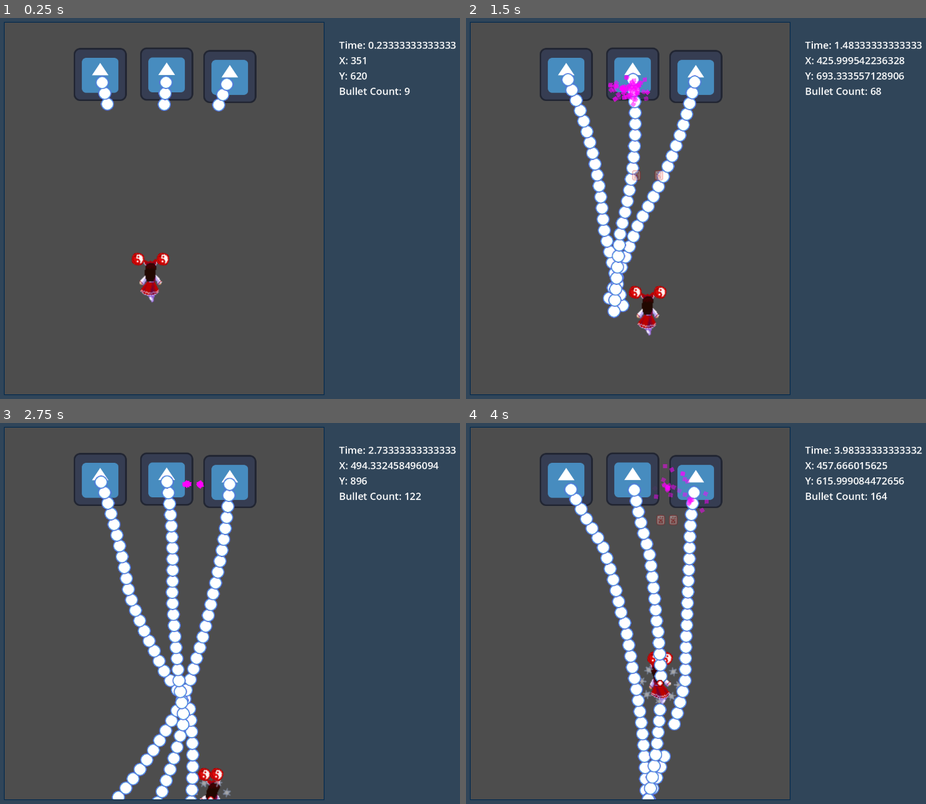
Above: before the commit, frames 1-4 (two rows, left to right).
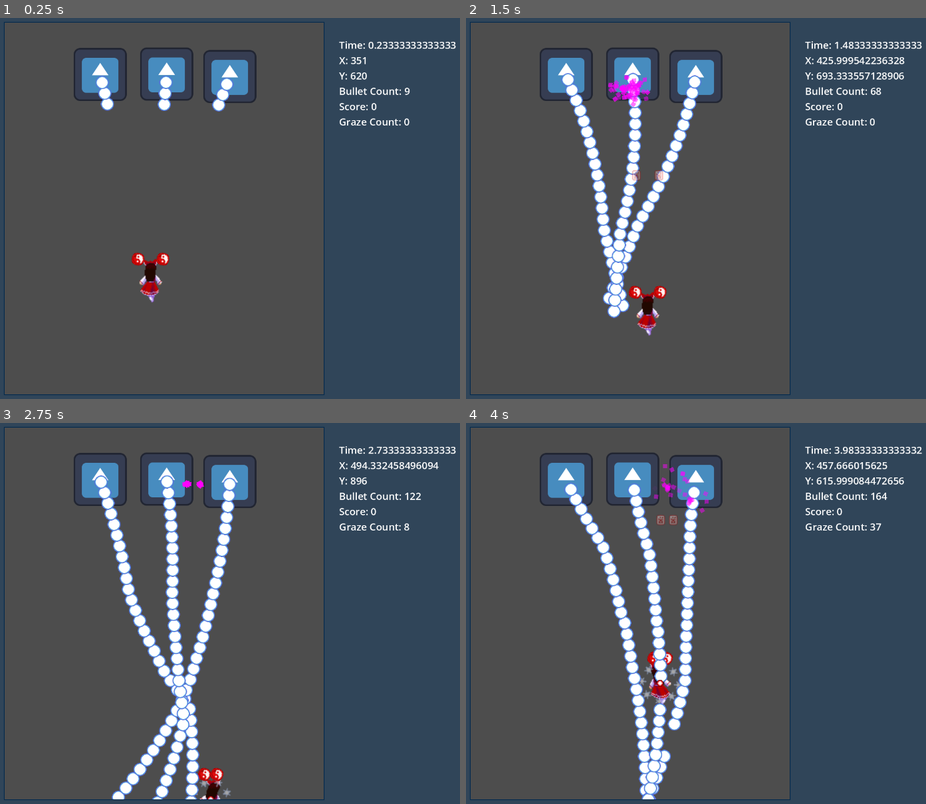
Above: after the commit, the same moments.

Repository: StahlReyn/th-bullet-test
Game: Godot game, scene res://gamestate/gamemain.tscn
The game is run twice, just before and just after one commit, with the same random seed, the same clock (stepped at 60 frames per second) and the same inputs. The engine's default icon, where the game draws it, is replaced by a stand-in: a white triangle on a blue panel in a dark square.
Inputs:
- Up to frame 1 (0.25 s): no input
- Up to frame 2 (1.5 s): hold Right (move_right) 0.53-1.28 s; hold Shift (focus) 0.53-1.28 s; tap Z (shoot) at 0.8, 1.35 s; hold Down (move_down) from 1.28 s (still down)
- Up to frame 3 (2.75 s): tap Shift (focus) at 1.55 s; release Down (move_down) at 2.03 s; hold Right (move_right) from 2.03 s (still down); hold Shift (focus) from 2.03 s (still down); tap Z (shoot) at 2.3 s
- Up to frame 4 (4 s): release Right (move_right) at 2.78 s; release Shift (focus) at 2.78 s; hold Up (move_up) 2.78-3.53 s; tap Z (shoot) at 2.85, 3.8 s; tap Shift (focus) at 3.05 s; hold Left (move_left) from 3.53 s (still down); hold Shift (focus) from 3.53 s (still down)

The runs differ from the first frame. In frame 1, 0.2% of the frame differs, in the area x 73-90%, y 22-29%; in frame 2, 0.2%; in frame 3, 0.2%; in frame 4, 0.2%, in the area x 73-91%, y 22-29%.

Commit message:
moved graze to own node + counter

Diff:
--- a/gamestate/gameview.tscn
+++ b/gamestate/gameview.tscn
@@ -18,8 +18,8 @@
 [node name="Enemy2" parent="." instance=ExtResource("2_4xvup")]
 position = Vector2(542, 130)
 
-[node name="Enemy2" parent="Enemy2" instance=ExtResource("2_4xvup")]
-position = Vector2(-152, -6)
+[node name="Enemy3" parent="." instance=ExtResource("2_4xvup")]
+position = Vector2(390, 124)
 
 [node name="BulletContainer" type="Node2D" parent="." groups=["bullet_container"]]
 script = ExtResource("4_q2e0v")
--- a/gamestate/hud/debug-label.gd
+++ b/gamestate/hud/debug-label.gd
@@ -12,5 +12,7 @@
 		"Time: " + str(game_view.game_time) + "\n" +
 		"X: " + str(player.position.x) + "\n" +
 		"Y: " + str(player.position.y) + "\n" +
-		"Bullet Count: " + str(GameUtils.get_bullet_count(self)) + "\n"
+		"Bullet Count: " + str(GameUtils.get_bullet_count(self)) + "\n" +
+		"Score: " + str(game_view.score) + "\n" +
+		"Graze Count: " + str(game_view.graze_count) + "\n"
 	)
--- a/gamestate/hud/gameview.gd
+++ b/gamestate/hud/gameview.gd
@@ -3,6 +3,7 @@
 
 var game_time : float = 0.0
 var score : int = 0
+var graze_count : int = 0
 
 func _ready() -> void:
 	pass
--- a/scripts/area_graze.gd
+++ b/scripts/area_graze.gd
@@ -1,8 +1,11 @@
 class_name AreaGraze
 extends Area2D
 
+signal graze
+
 @onready var focus_sprite : Sprite2D = $FocusDot
 @onready var graze_sprite : Sprite2D = $GrazeCircle
+@onready var audio_graze : AudioStreamPlayer2D = $AudioGraze
 
 var focus_transition_speed : float = 20.0
 
@@ -23,4 +26,8 @@
 		graze_sprite.set_modulate(lerp(graze_sprite.get_modulate(), Color(1,1,1,0), delta * focus_transition_speed))
 		focus_sprite.set_modulate(lerp(focus_sprite.get_modulate(), Color(1,1,1,0), delta * focus_transition_speed))
 
-	pass
+func _on_area_entered(area: Area2D) -> void:
+	if area is Bullet:
+		graze.emit()
+		GameUtils.get_game_view(self).graze_count += 1
+		audio_graze.play()
--- a/scripts/character/player.gd
+++ b/scripts/character/player.gd
@@ -1,12 +1,10 @@
 class_name Player
 extends Character
 
-signal graze
-
-@export var base_speed : int = 400 # pixels/sec
-@export var focus_speed : int = 100 # pixels/sec
+@export var base_speed : int = 400 ## pixels/sec
+@export var focus_speed : int = 100 ## pixels/sec
 @export var area_graze : AreaGraze
-@export var audio_graze : AudioStreamPlayer2D
+@export var audio_shoot : AudioStreamPlayer2D ## shoot audio is done on player side to not overlap multiple shooters
 @onready var game_view : GameView = $".."
 
 func process_movement_input() -> void:
@@ -19,6 +17,8 @@
 		velocity.y = get_speed()
 	if Input.is_action_pressed("move_up"):
 		velocity.y = -get_speed()
+	if Input.is_action_pressed("shoot") and not audio_shoot.playing:
+		audio_shoot.play()
 
 func process_movement(delta) -> void:
 	position += velocity * delta
@@ -28,9 +28,3 @@
 	if Input.is_action_pressed("focus"):
 		return focus_speed
 	return base_speed
-
-func _on_area_graze_area_entered(area: Area2D) -> void:
-	if area is Bullet:
-		graze.emit()
-		audio_graze.play()
-		#print("GRAZE!")
--- a/scripts/character/player.tscn
+++ b/scripts/character/player.tscn
@@ -6,6 +6,7 @@
 [ext_resource type="Texture2D" uid="uid://dqdl2bwkkx363" path="res://assets/img/character/focus_dot.png" id="4_frfr6"]
 [ext_resource type="AudioStream" uid="uid://cdcqm4htide61" path="res://assets/audio/sfx/click_collect.wav" id="5_btd5j"]
 [ext_resource type="Script" path="res://scripts/area_graze.gd" id="5_r6h1l"]
+[ext_resource type="AudioStream" uid="uid://d2xwmw785vew0" path="res://assets/audio/sfx/bullet_player.wav" id="5_u1jrk"]
 [ext_resource type="Texture2D" uid="uid://c0wruv71j8ich" path="res://assets/img/character/graze_circle.png" id="7_sufo8"]
 [ext_resource type="PackedScene" uid="uid://curt0mp7nsjs6" path="res://scripts/shooters/homing_amulet_1.tscn" id="8_nfcem"]
 
@@ -96,12 +97,12 @@
 [sub_resource type="CircleShape2D" id="CircleShape2D_e5t30"]
 radius = 40.0
 
-[node name="Player" type="Area2D" node_paths=PackedStringArray("area_graze", "audio_graze", "main_anim_sprite", "main_collision", "audio_death") groups=["player"]]
+[node name="Player" type="Area2D" node_paths=PackedStringArray("area_graze", "audio_shoot", "main_anim_sprite", "main_collision", "audio_death") groups=["player"]]
 collision_layer = 0
 collision_mask = 4
 script = ExtResource("1_wuaqp")
 area_graze = NodePath("AreaGraze")
-audio_graze = NodePath("AudioGraze")
+audio_shoot = NodePath("BulletPlayer")
 main_anim_sprite = NodePath("AnimatedSprite2D")
 main_collision = NodePath("CollisionShape2D")
 audio_death = NodePath("AudioDeath")
@@ -117,8 +118,8 @@
 [node name="AudioDeath" type="AudioStreamPlayer2D" parent="."]
 stream = ExtResource("3_jd03f")
 
-[node name="AudioGraze" type="AudioStreamPlayer2D" parent="."]
-stream = ExtResource("5_btd5j")
+[node name="BulletPlayer" type="AudioStreamPlayer2D" parent="."]
+stream = ExtResource("5_u1jrk")
 
 [node name="AreaGraze" type="Area2D" parent="."]
 collision_layer = 0
@@ -138,7 +139,10 @@
 scale = Vector2(2, 2)
 texture = ExtResource("4_frfr6")
 
+[node name="AudioGraze" type="AudioStreamPlayer2D" parent="AreaGraze"]
+stream = ExtResource("5_btd5j")
+
 [node name="HomingAmulet1" parent="." instance=ExtResource("8_nfcem")]
 
 [connection signal="area_entered" from="." to="." method="_on_area_entered"]
-[connection signal="area_entered" from="AreaGraze" to="." method="_on_area_graze_area_entered"]
+[connection signal="area_entered" from="AreaGraze" to="AreaGraze" method="_on_area_entered"]
Not shown: 1 places in scripts/character/player.tscn that only renumber resources
